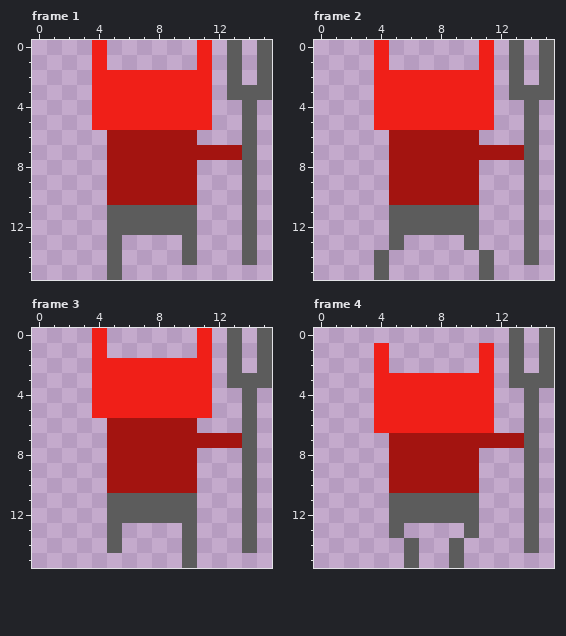
Pixel-art file: Assets/Images/DevilWalking.ase. Above: the version before the commit.
16x16 pixels, 4 frames. Shown: frame 1, frame 2, frame 3, frame 4.
Now the later version:
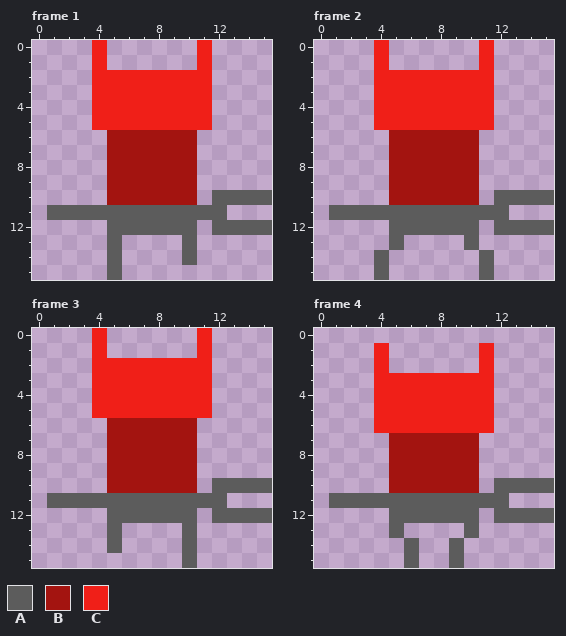
Palette (. is transparent): A #5c5c5c  B #a31410  C #f01f18
The edit:
--- frame 1
@@ x 0..15 @@
- 0 ....C......C.A.A
- 1 ....C......C.A.A
- 2 ....CCCCCCCC.A.A
- 3 ....CCCCCCCC.AAA
- 4 ....CCCCCCCC..A.
- 5 ....CCCCCCCC..A.
- 6 .....BBBBBB...A.
- 7 .....BBBBBBBBBA.
- 8 .....BBBBBB...A.
- 9 .....BBBBBB...A.
-10 .....BBBBBB...A.
-11 .....AAAAAA...A.
-12 .....AAAAAA...A.
-13 .....A....A...A.
-14 .....A....A...A.
+ 0 ....C......C....
+ 1 ....C......C....
+ 2 ....CCCCCCCC....
+ 3 ....CCCCCCCC....
+ 4 ....CCCCCCCC....
+ 5 ....CCCCCCCC....
+ 6 .....BBBBBB.....
+ 7 .....BBBBBB.....
+ 8 .....BBBBBB.....
+ 9 .....BBBBBB.....
+10 .....BBBBBB.AAAA
+11 .AAAAAAAAAAAA...
+12 .....AAAAAA.AAAA
+13 .....A....A.....
+14 .....A....A.....
 15 .....A..........
--- frame 2
@@ x 0..15 @@
- 0 ....C......C.A.A
- 1 ....C......C.A.A
- 2 ....CCCCCCCC.A.A
- 3 ....CCCCCCCC.AAA
- 4 ....CCCCCCCC..A.
- 5 ....CCCCCCCC..A.
- 6 .....BBBBBB...A.
- 7 .....BBBBBBBBBA.
- 8 .....BBBBBB...A.
- 9 .....BBBBBB...A.
-10 .....BBBBBB...A.
-11 .....AAAAAA...A.
-12 .....AAAAAA...A.
-13 .....A....A...A.
-14 ....A......A..A.
+ 0 ....C......C....
+ 1 ....C......C....
+ 2 ....CCCCCCCC....
+ 3 ....CCCCCCCC....
+ 4 ....CCCCCCCC....
+ 5 ....CCCCCCCC....
+ 6 .....BBBBBB.....
+ 7 .....BBBBBB.....
+ 8 .....BBBBBB.....
+ 9 .....BBBBBB.....
+10 .....BBBBBB.AAAA
+11 .AAAAAAAAAAAA...
+12 .....AAAAAA.AAAA
+13 .....A....A.....
+14 ....A......A....
 15 ....A......A....
--- frame 3
@@ x 0..15 @@
- 0 ....C......C.A.A
- 1 ....C......C.A.A
- 2 ....CCCCCCCC.A.A
- 3 ....CCCCCCCC.AAA
- 4 ....CCCCCCCC..A.
- 5 ....CCCCCCCC..A.
- 6 .....BBBBBB...A.
- 7 .....BBBBBBBBBA.
- 8 .....BBBBBB...A.
- 9 .....BBBBBB...A.
-10 .....BBBBBB...A.
-11 .....AAAAAA...A.
-12 .....AAAAAA...A.
-13 .....A....A...A.
-14 .....A....A...A.
+ 0 ....C......C....
+ 1 ....C......C....
+ 2 ....CCCCCCCC....
+ 3 ....CCCCCCCC....
+ 4 ....CCCCCCCC....
+ 5 ....CCCCCCCC....
+ 6 .....BBBBBB.....
+ 7 .....BBBBBB.....
+ 8 .....BBBBBB.....
+ 9 .....BBBBBB.....
+10 .....BBBBBB.AAAA
+11 .AAAAAAAAAAAA...
+12 .....AAAAAA.AAAA
+13 .....A....A.....
+14 .....A....A.....
 15 ..........A.....
--- frame 4
@@ x 0..15 @@
- 0 .............A.A
- 1 ....C......C.A.A
- 2 ....C......C.A.A
- 3 ....CCCCCCCC.AAA
- 4 ....CCCCCCCC..A.
- 5 ....CCCCCCCC..A.
- 6 ....CCCCCCCC..A.
- 7 .....BBBBBBBBBA.
- 8 .....BBBBBB...A.
- 9 .....BBBBBB...A.
-10 .....BBBBBB...A.
-11 .....AAAAAA...A.
-12 .....AAAAAA...A.
-13 .....A....A...A.
-14 ......A..A....A.
+ 0 ................
+ 1 ....C......C....
+ 2 ....C......C....
+ 3 ....CCCCCCCC....
+ 4 ....CCCCCCCC....
+ 5 ....CCCCCCCC....
+ 6 ....CCCCCCCC....
+ 7 .....BBBBBB.....
+ 8 .....BBBBBB.....
+ 9 .....BBBBBB.....
+10 .....BBBBBB.AAAA
+11 .AAAAAAAAAAAA...
+12 .....AAAAAA.AAAA
+13 .....A....A.....
+14 ......A..A......
 15 ......A..A......
Boxes around the changes in both pictures, in picture pixels (x1, y1, x2, y2):
changed: (197, 40, 272, 265)
added: (47, 205, 107, 220)
changed: (479, 40, 554, 265)
added: (329, 205, 389, 220)
changed: (197, 328, 272, 553)
added: (47, 493, 107, 508)
changed: (479, 328, 554, 553)
added: (329, 493, 389, 508)
